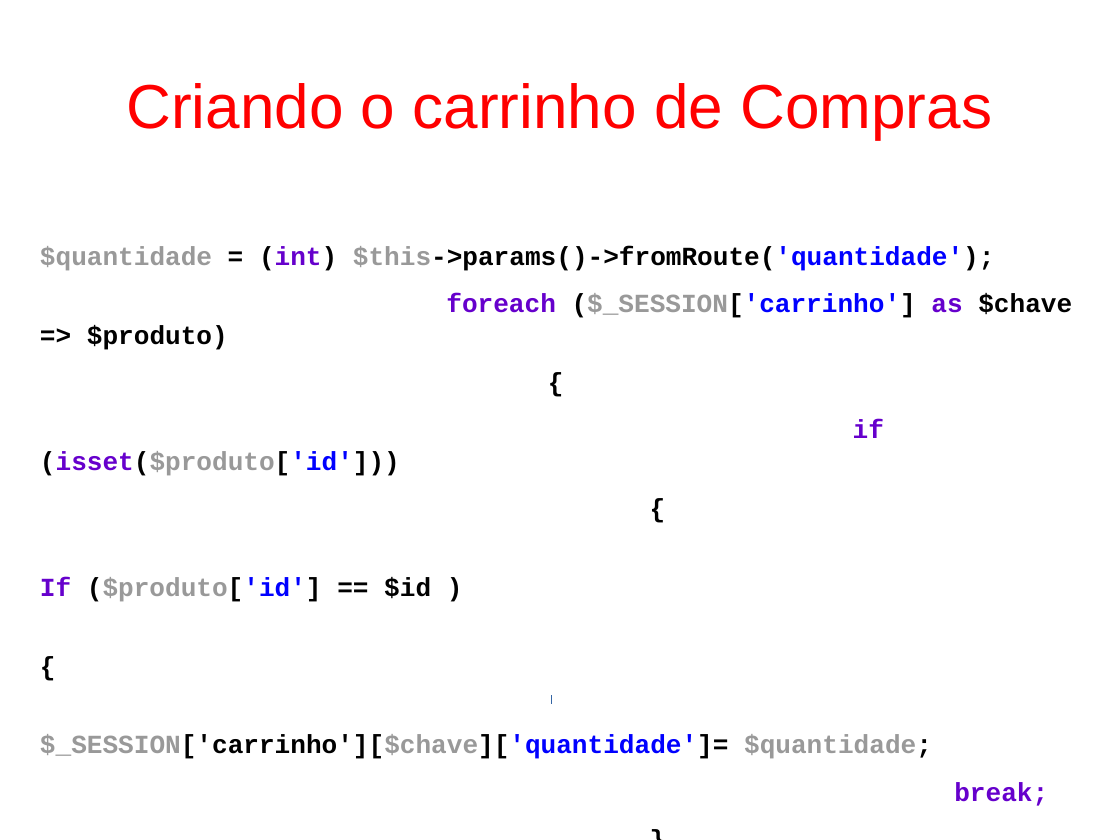
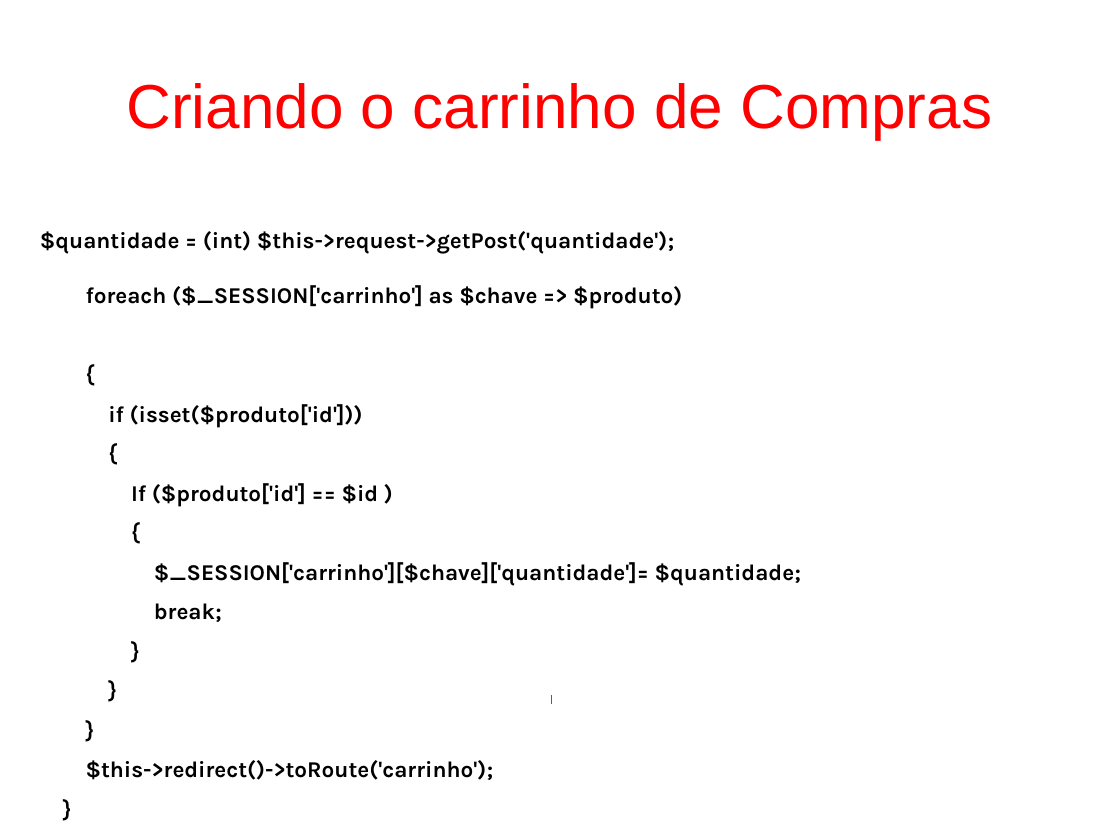
Before and after one commit to fgsl/lojasacme, a slide deck: slide 98 of docs/tutorial.odp. Drawn at 1120x840 pixels with LibreOffice and Linux fonts; fonts in the diff are those of the drawing. Boxes give left, top, right and bottom in pixels: in the first picture for what was removed or moved away, otherwise in the second. Text is boxed around its words. In the diff, an @@ line names an element or a change of style, - is before the commit and + after.

```diff
--- a/docs/tutorial.odp
+++ b/docs/tutorial.odp
@@ text at bbox=[40, 231, 674, 254]: text changed; size 18.5 to 16 pt; font Courier New to Karla @@
-$quantidade = (int) $this->params()->fromRoute('quantidade');
+$quantidade = (int) $this->request->getPost('quantidade');
@@ text at bbox=[86, 285, 801, 622]: size 18.5 to 16 pt, font Courier New to Karla in "foreach ($_SESSION['carrinho'] as $chave => $produto)", "{", "if (isset($produto['id']))", "{" and 8 more places; text colour #6600CC to #000000 in "foreach as", "if (isset($produto['id']))", "If", "break;"; text colour #999999 to #000000 in "($_SESSION['carrinho']", "(isset($produto['id']))", "($produto['id']", "$_SESSION['carrinho'][$chave]['quantidade']= $quantidade;"; text colour #0000FF to #000000 in "($_SESSION['carrinho']", "(isset($produto['id']))", "($produto['id']", "$_SESSION['carrinho'][$chave]['quantidade']="; alignment left to justified; less space between paragraphs @@
@@ text at bbox=[86, 760, 494, 780]: text changed; size 18.5 to 16 pt; font Courier New to Karla @@
-$this->redirect()->toRoute('/carrinho/');
+$this->redirect()->toRoute('carrinho');
```
Also in this commit, not shown: 1 other slide changed, 1 other file.
